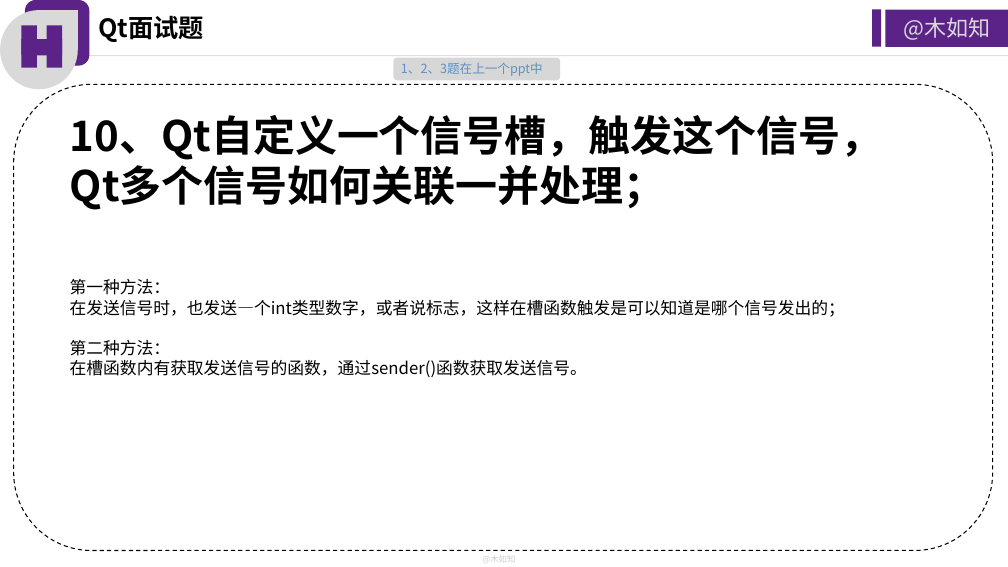
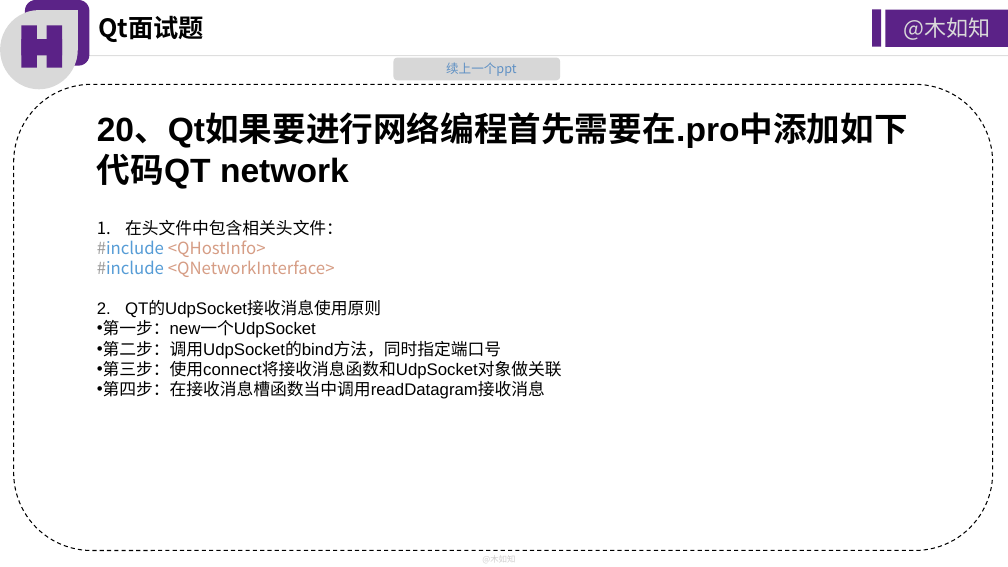
Before and after one commit to huangbaozhi/MuruzNotes, a slide deck: slide 7 of ppt/Qt面试题3.pptx (slide 8 before the commit). Drawn at 1008x567 pixels with LibreOffice and Linux fonts; fonts in the diff are those of the drawing. Boxes give left, top, right and bottom in pixels: in the first picture for what was removed or moved away, otherwise in the second. Text is boxed around its words. In the diff, an @@ line names an element or a change of style, - is before the commit and + after.

```diff
--- a/ppt/Qt面试题3.pptx
+++ b/ppt/Qt面试题3.pptx
@@ text at (x1=446, y1=62, x2=516, y2=76): text changed @@
-1、2、3题在上一个ppt中
+续上一个ppt
@@ text at (x1=97, y1=114, x2=908, y2=183): text changed; size 40 to 32 pt; font Noto Sans CJK SC to Arial @@
-10、Qt自定义一个信号槽，触发这个信号，
-Qt多个信号如何关联一并处理；
+20、Qt如果要进行网络编程首先需要在.pro中添加如下代码QT network
@@ text at (x1=97, y1=220, x2=562, y2=399): text changed; font Noto Sans CJK SC to Arial @@
-第一种方法：
-在发送信号时，也发送—个int类型数字，或者说标志，这样在槽函数触发是可以知道是哪个信号发出的；
-第二种方法：
-在槽函数内有获取发送信号的函数，通过sender()函数获取发送信号。
+1. 在头文件中包含相关头文件：
+#include <QHostInfo>
+#include <QNetworkInterface>
+2. QT的UdpSocket接收消息使用原则
+• 第一步：new一个UdpSocket
+• 第二步：调用UdpSocket的bind方法，同时指定端口号
+• 第三步：使用connect将接收消息函数和UdpSocket对象做关联
+• 第四步：在接收消息槽函数当中调用readDatagram接收消息
```
Also in this commit, not shown: 6 other slides changed, 1 slide removed, 6 other files.
